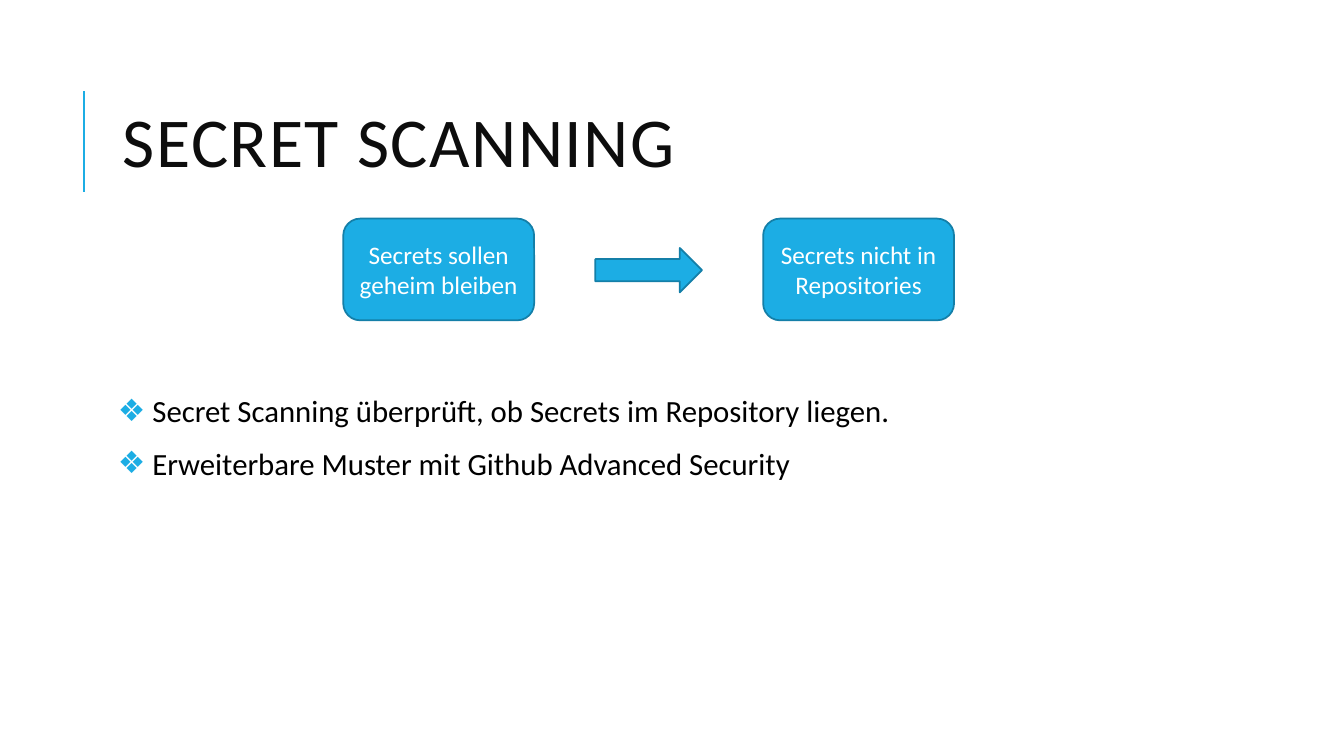
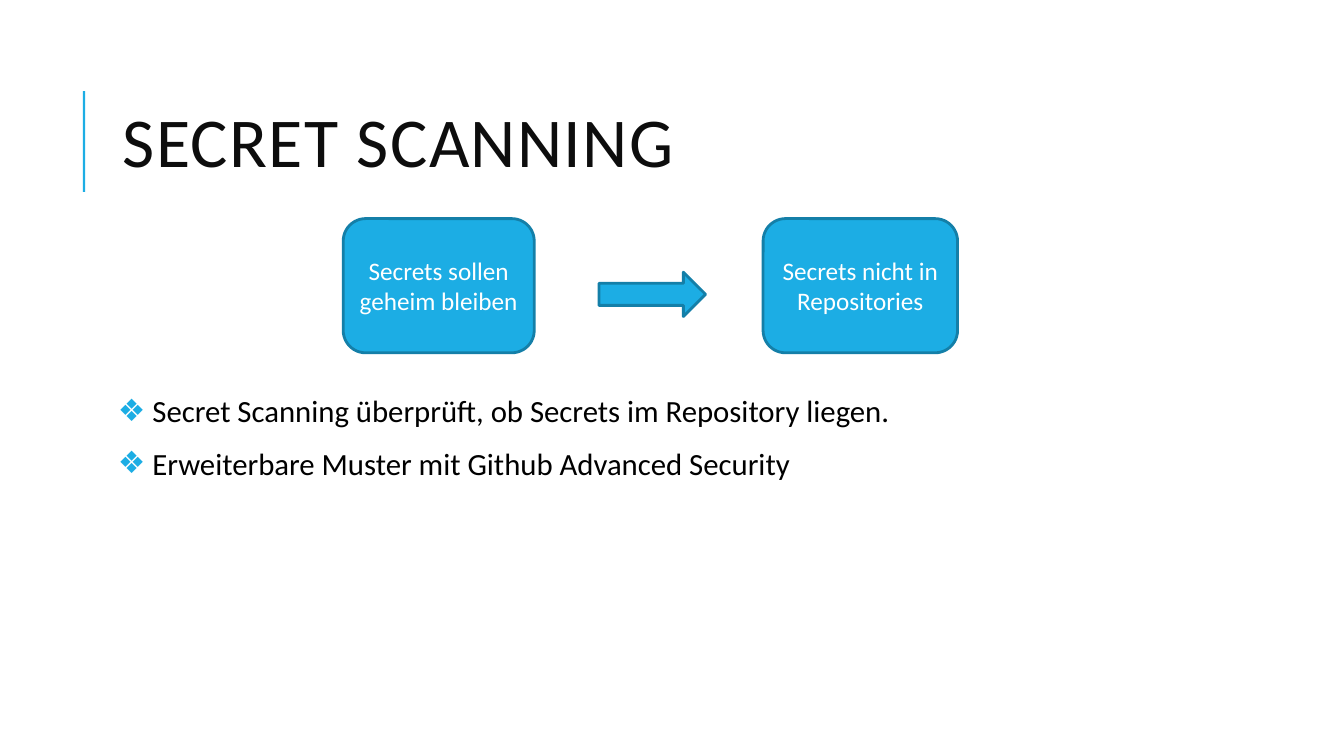
Before and after one commit to FlowBYRN/DevSecOps, a slide deck: slide 12 of DevSecOps-Präsentation.pptx. Drawn at 1344x756 pixels with LibreOffice and Linux fonts; fonts in the diff are those of the drawing. Boxes give left, top, right and bottom in pixels: in the first picture for what was removed or moved away, otherwise in the second. Text is boxed around its words. In the diff, an @@ line names an element or a change of style, - is before the commit and + after.

```diff
--- a/DevSecOps-Präsentation.pptx
+++ b/DevSecOps-Präsentation.pptx
@@ rounded rectangle "Secrets sollen geheim bleiben": place and size @@
-rounded rectangle "Secrets sollen geheim bleiben" at <box>343,219,533,321</box>
+rounded rectangle "Secrets sollen geheim bleiben" at <box>344,219,534,353</box>
@@ rounded rectangle "Secrets nicht in Repositories": place and size @@
-rounded rectangle "Secrets nicht in Repositories" at <box>763,219,954,321</box>
+rounded rectangle "Secrets nicht in Repositories" at <box>763,219,958,353</box>
@@ outline #1580A9 1.25 pt to #1580A9 2 pt; proportions changed in 3 elements at <box>344,219,534,353</box>, <box>763,219,958,353</box>, <box>599,272,706,317</box> @@
@@ right arrow: place and size @@
-right arrow at <box>596,248,703,292</box>
+right arrow at <box>599,272,706,317</box>
```
Also in this commit, not shown: 14 other slides changed, 11 other files.
